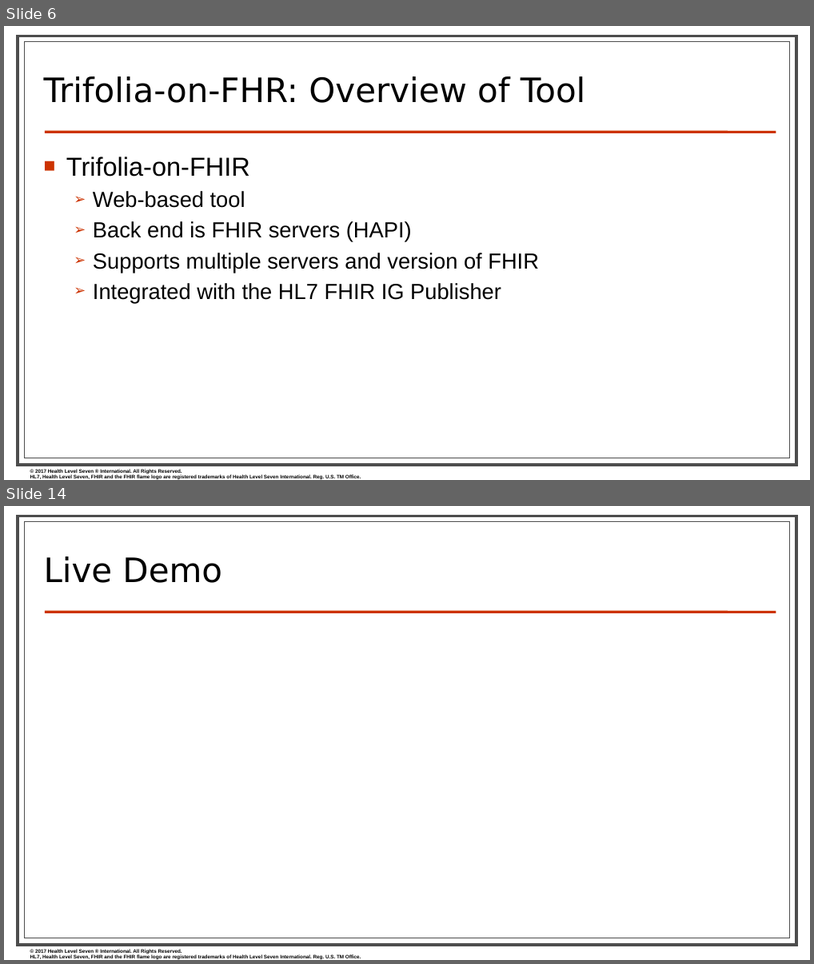
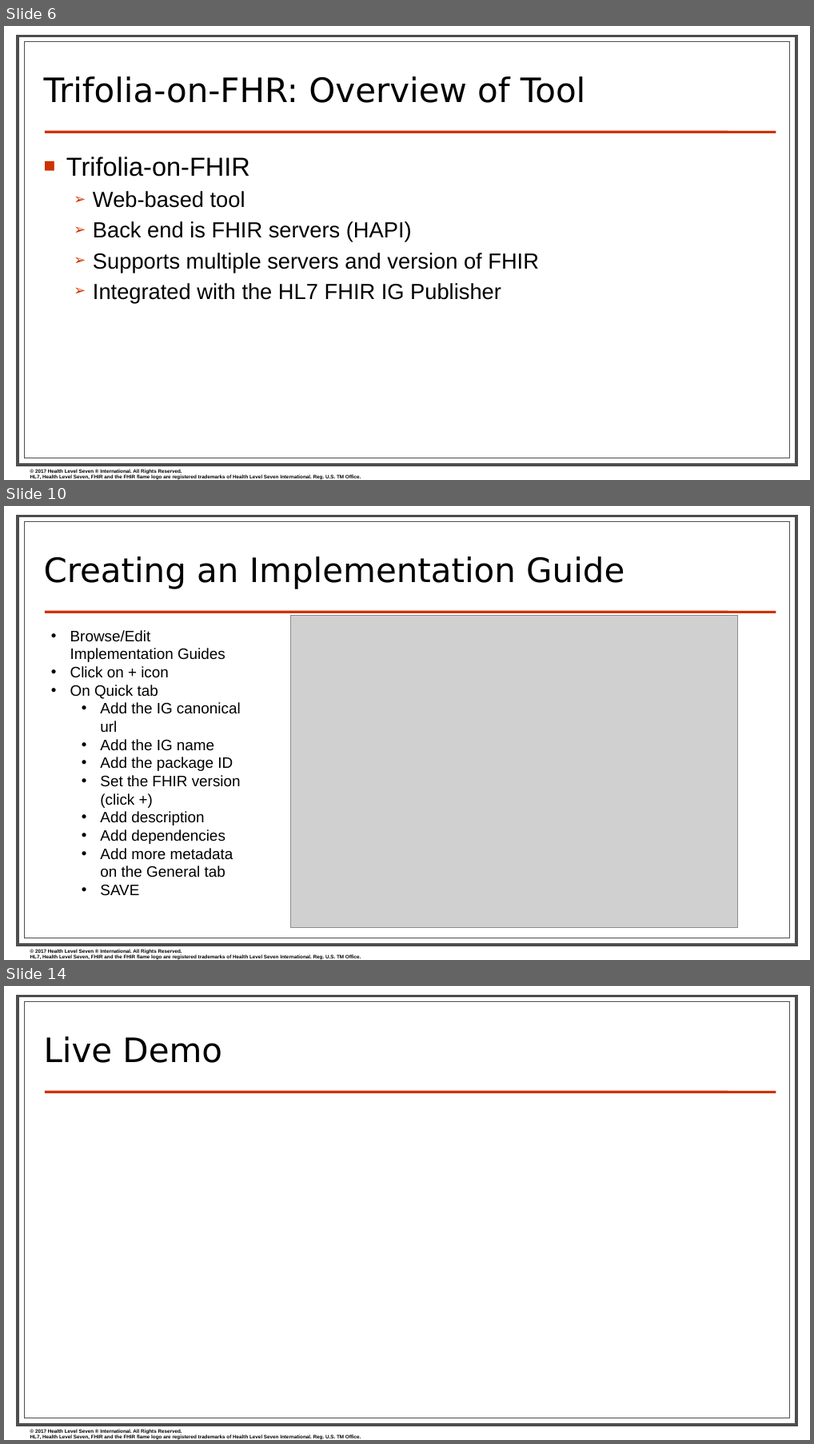
Before and after one commit to FHIR/documents, a slide deck: presentations/2019-09 IG Training/Using Trifolia-on-FHIR to Profile and Create FHIR IGs - Sarah.pptx. Shown one above the other, each under a label of ours: slides 6 and 14 before the commit, slides 6, 10 and 14 after it; the slides between them are not shown. The pictures are 814x964 and 814x1444 pixels, drawn with LibreOffice and Linux fonts; fonts in the diff are those of the drawing; grey boxes stand for pictures; background and template pictures are left out. Boxes give left, top, right and bottom in pixels: in the first picture for what was removed or moved away, otherwise in the second. Text is boxed around its words. In the diff, an @@ line names an element or a change of style, - is before the commit and + after.

```diff
--- a/presentations/2019-09 IG Training/Using Trifolia-on-FHIR to Profile and Create FHIR IGs - Sarah.pptx
+++ b/presentations/2019-09 IG Training/Using Trifolia-on-FHIR to Profile and Create FHIR IGs - Sarah.pptx
@@ slide 10 added at box(4, 506, 810, 960), background #FFFFFF; not listed: 4 template elements that a slide beside it also shows @@
@@ title added at box(44, 556, 625, 589), 40 pt, text #000000 @@
+Creating an Implementation Guide
@@ picture added at box(290, 615, 738, 927) @@
@@ text added at box(70, 630, 241, 896), 18 pt, text #000000 @@
+• Browse/Edit Implementation Guides
+• Click on + icon
+• On Quick tab
+  • Add the IG canonical url
+  • Add the IG name
+  • Add the package ID
+  • Set the FHIR version (click +)
+  • Add description
+  • Add dependencies
+  • Add more metadata on the General tab
+  • SAVE
```
Also in this commit, not shown: 5 slides changed, 3 other slides added, 4 slides removed.
